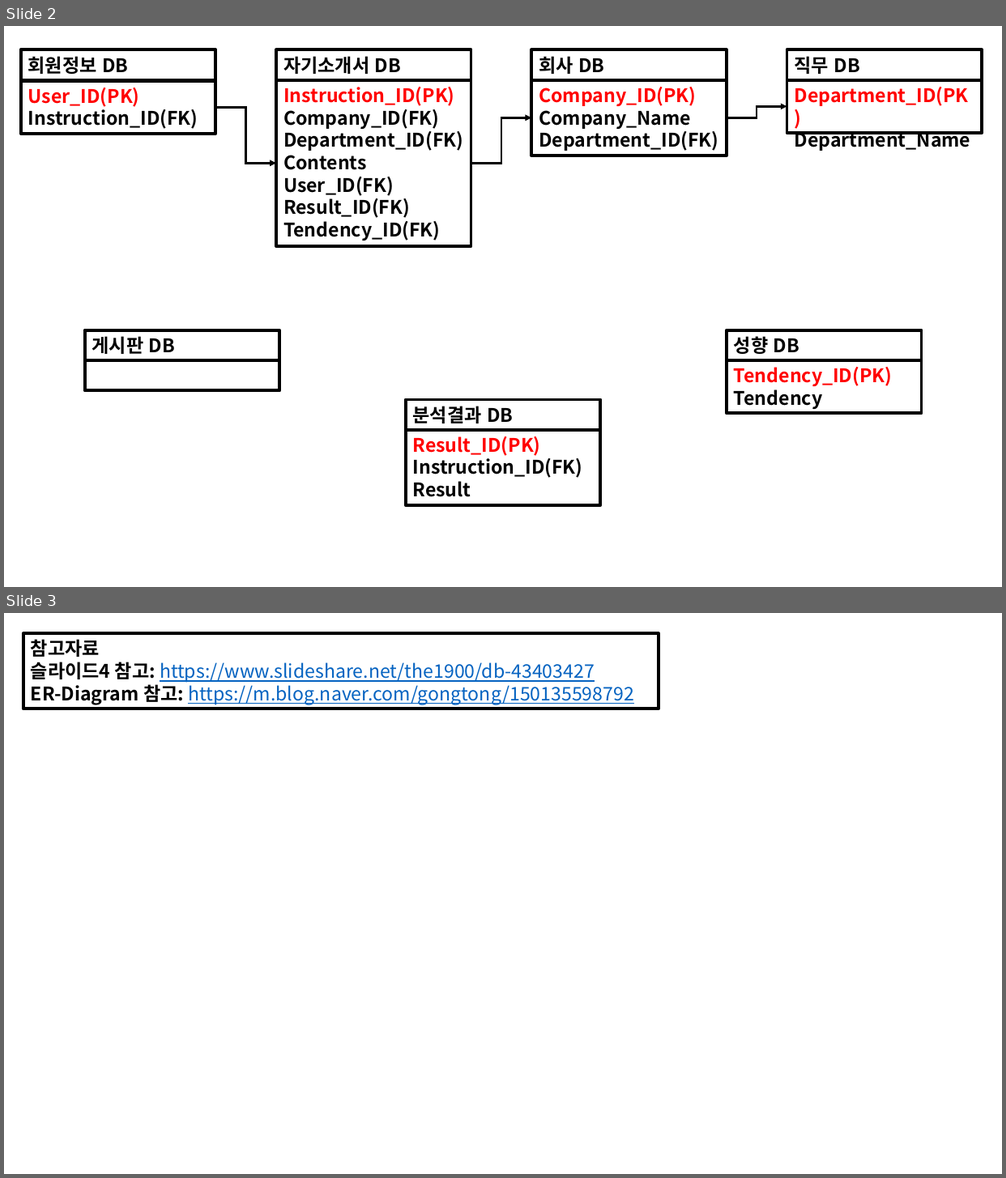
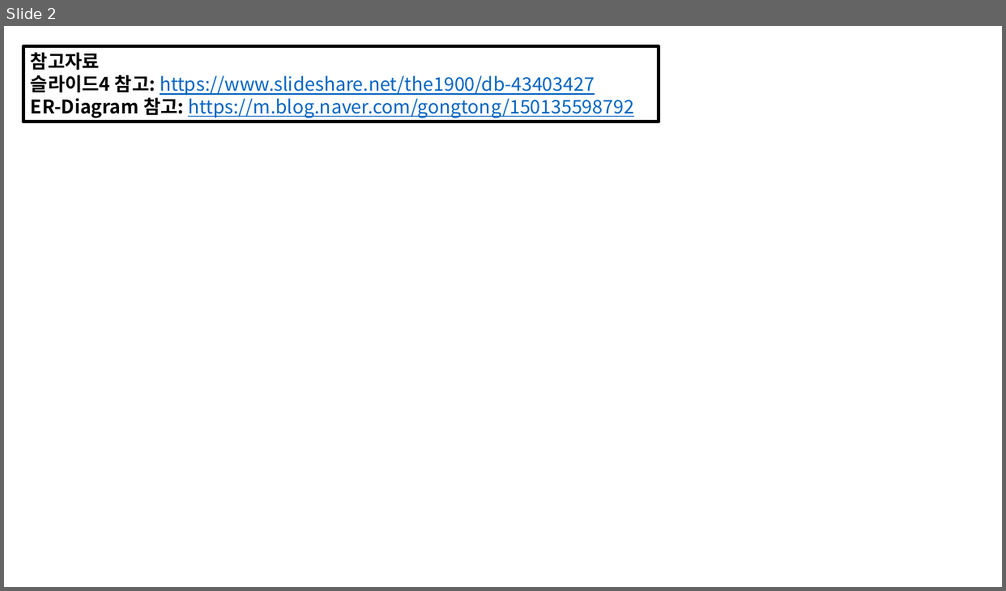
Before and after one commit to JoSihun/Hanium_Project, a slide deck: Hanium_AI_Introduction/Temp/DB_Modeling.pptx. Shown one above the other, each under a label of ours: slides 2 and 3 before the commit, slide 2 after it. The pictures are 1006x1178 and 1006x591 pixels, drawn with LibreOffice and Linux fonts; fonts in the diff are those of the drawing. Boxes give left, top, right and bottom in pixels: in the first picture for what was removed or moved away, otherwise in the second. Text is boxed around its words. In the diff, an @@ line names an element or a change of style, - is before the commit and + after.

```diff
--- a/Hanium_AI_Introduction/Temp/DB_Modeling.pptx
+++ b/Hanium_AI_Introduction/Temp/DB_Modeling.pptx
@@ slide 2 removed at [4,26,1002,587], background #FFFFFF @@
@@ rectangle removed at [20,50,215,80] @@
-회원정보 DB
@@ rectangle removed at [276,50,471,80] @@
-자기소개서 DB
@@ rectangle removed at [532,50,727,80] @@
-회사 DB
@@ rectangle removed at [787,50,982,80] @@
-직무 DB
@@ rectangle removed at [20,80,215,134] @@
-User_ID(PK)
-Instruction_ID(FK)
@@ rectangle removed at [276,80,471,246] @@
-Instruction_ID(PK)
-Company_ID(FK)
-Department_ID(FK)
-Contents
-User_ID(FK)
-Result_ID(FK)
-Tendency_ID(FK)
@@ rectangle removed at [532,80,727,156] @@
-Company_ID(PK)
-Company_Name
-Department_ID(FK)
@@ rectangle removed at [787,80,982,133] @@
-Department_ID(PK)
-Department_Name
@@ elbow arrow removed from (216, 108) to (276, 163) @@
@@ elbow arrow removed from (471, 163) to (532, 118) @@
@@ elbow arrow removed from (727, 118) to (787, 107) @@
@@ rectangle removed at [85,331,279,361] @@
-게시판 DB
@@ rectangle removed at [727,331,921,361] @@
-성향 DB
@@ rectangle removed at [85,361,279,390] @@
@@ rectangle removed at [727,361,921,414] @@
-Tendency_ID(PK)
-Tendency
@@ rectangle removed at [405,399,600,429] @@
-분석결과 DB
@@ rectangle removed at [405,430,600,506] @@
-Result_ID(PK)
-Instruction_ID(FK)
-Result
@@ what was slide 3 is now slide 2 @@
```
Also in this commit, not shown: 1 slide changed, 1 other file.
